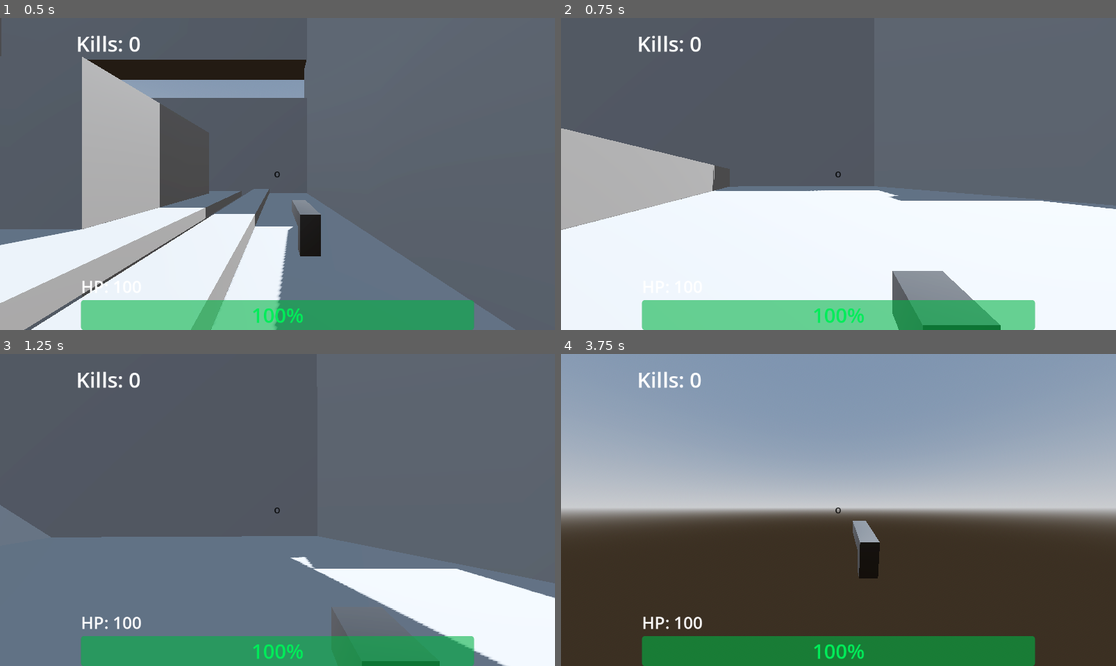
Above: before the commit, frames 1-4 (two rows, left to right).
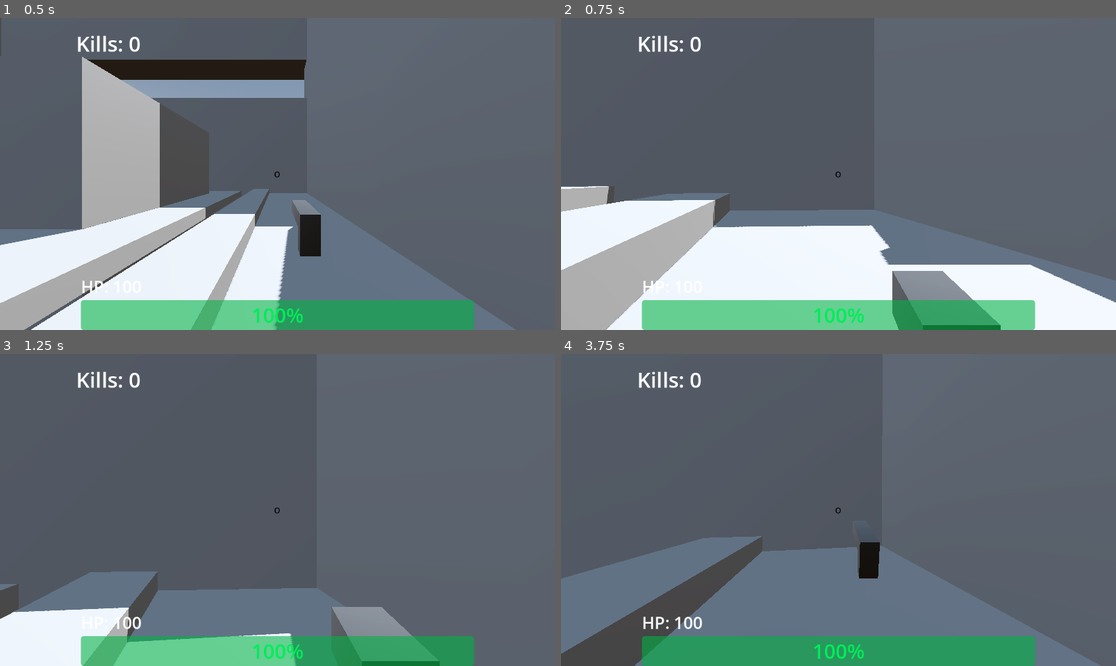
Above: after the commit, the same moments.

Repository: SaebyulH/multiplayer-game
Game: Godot game, scene res://game.tscn
Same seed, same stepped clock (60 frames per second), same inputs: the game is played once before the commit and once after it. This scene is started directly instead of the project's main scene.
Inputs (mouse positions are in pixels of both pictures, inside the frame that each line leads up to):
- Up to frame 1 (0.5 s): no input
- Up to frame 2 (0.75 s): move the mouse to (866, 174) at 0.52 s; hold W (forward) from 0.53 s (still down); hold Right mouse button (ads) from 0.53 s (still down)
- Up to frame 3 (1.25 s): keep holding W (forward); keep holding Right mouse button (ads); tap Space (jump) at 0.77 s
- Up to frame 4 (3.75 s): keep holding W (forward); move the mouse to (810, 510) at 1.27 s; release Right mouse button (ads) at 1.28 s; click (810, 510) at 1.35 s; tap Space (jump) at 1.52, 3.02 s; move the mouse to (849, 503) at 2.02 s; hold Shift (slide) 2.03-2.78 s; move the mouse to (832, 516) at 2.77 s; right-click (832, 516) at 2.85 s; move the mouse to (877, 513) at 3.52 s; press the mouse at (877, 513) at 3.53 s

Frame 1 is identical in both runs. In frame 2, 24% of the frame differs, in the area x 0-100%, y 35-100%; in frame 3, 27%; in frame 4, 98%, in the area x 0-100%, y 0-100%.

Commit message:
add collision

Diff:
--- a/game.tscn
+++ b/game.tscn
@@ -38,6 +38,7 @@
 transform = Transform3D(1, 0, 0, 0, 1, 0, 0, 0, 1, -29.860628, 9.598574, -3.3377721)
 
 [node name="CSGCombiner3D" type="CSGCombiner3D" parent="." unique_id=345663770]
+use_collision = true
 
 [node name="CSGBox3D" type="CSGBox3D" parent="CSGCombiner3D" unique_id=429483313]
 transform = Transform3D(1, 0, 0, 0, 1, 0, 0, 0, 1, 0.743042, -5.772705, -2.7047424)
--- a/player.gd
+++ b/player.gd
@@ -30,11 +30,11 @@
 const WALK_JUMP_POWER = 8.0
 const WALK_JUMP_ANGLE = 10.0
 
-const SLIDE_MAX_SPEED = 10.0
+const SLIDE_MAX_SPEED = 8.0
 const SLIDE_ACCEL = 4.0
 const SLIDE_FRICTION = 5.0
 const SLIDE_ENTRY_BOOST = 2.0
-const SLIDE_JUMP_POWER = 12.0
+const SLIDE_JUMP_POWER = 8.0
 const SLIDE_JUMP_ANGLE = 27.0
 
 const AIR_ACCEL = 20.0
